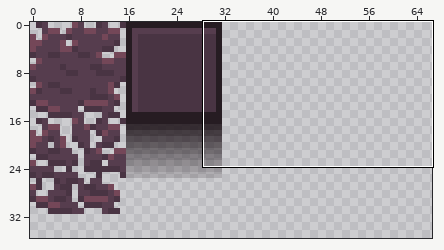
One commit to this pixel-art file: DontLetGo/Content/Textures/Tiles.aseprite. Above: a wide view before the commit, with the close-up outlined.
Close-up. First the earlier version:
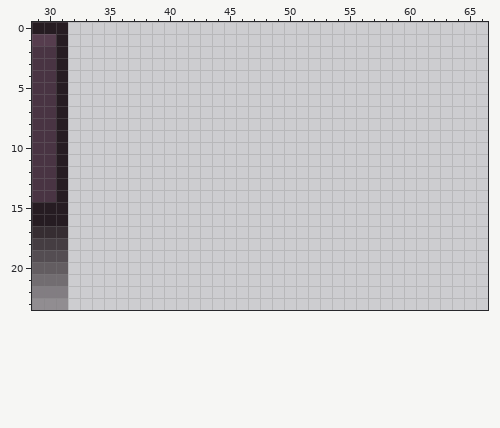
128x128 pixels, 1 frame. Pixels under 10% opacity are left out. Shown: x 29..66, y 0..23. The wide view leaves out empty margins.
New version:
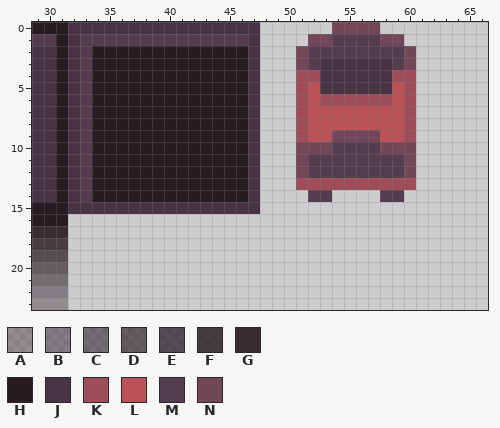
Palette (. is transparent): A #261c225c  B #261c2273  C #261c228b  D #261c22a2  E #261c22b9  F #261c22d0  G #261c22e7  H #261c22  J #493443  K #9e4e58  L #ba5258  M #563d4e  N #744758
Edits made:
There is now colour H in rows 2 to 14 at x 34 to 46.
There is now colour J in row 0 at x 32 to 47; in rows 1 to 2 at x 32 and 47; in rows 3 to 5 at x 32, 47 and 53 to 58; in rows 6 to 14 at x 32 and 47; in row 15 at x 32 to 47.
There is now colour K in row 4 at x 51 to 52 and 59 to 60; in row 5 at x 51 and 60; in row 6 at x 51, 53 to 58 and 60; in rows 7 to 9 at x 51 and 60; in row 13 at x 51 to 60.
There is now colour L in rows 5 to 6 at x 52 and 59; in rows 7 to 8 at x 52 to 59; in row 9 at x 52 to 53 and 58 to 59.
There is now colour M in row 1 at x 33 to 46 and 54 to 57; in row 2 at x 33 and 52 to 59; in row 3 at x 33, 52 and 59; in rows 4 to 9 at x 33; in row 10 at x 33 and 54 to 57; in rows 11 to 12 at x 33 and 52 to 59.
There is now colour M in row 13 at x 33; in row 14 at x 33, 52 to 53 and 58 to 59.
There is now colour N in row 0 at x 54 to 57; in row 1 at x 52 to 53 and 58 to 59; in rows 2 to 3 at x 51 and 60; in row 9 at x 54 to 57; in row 10 at x 51 to 53 and 58 to 60; in rows 11 to 12 at x 51 and 60.
